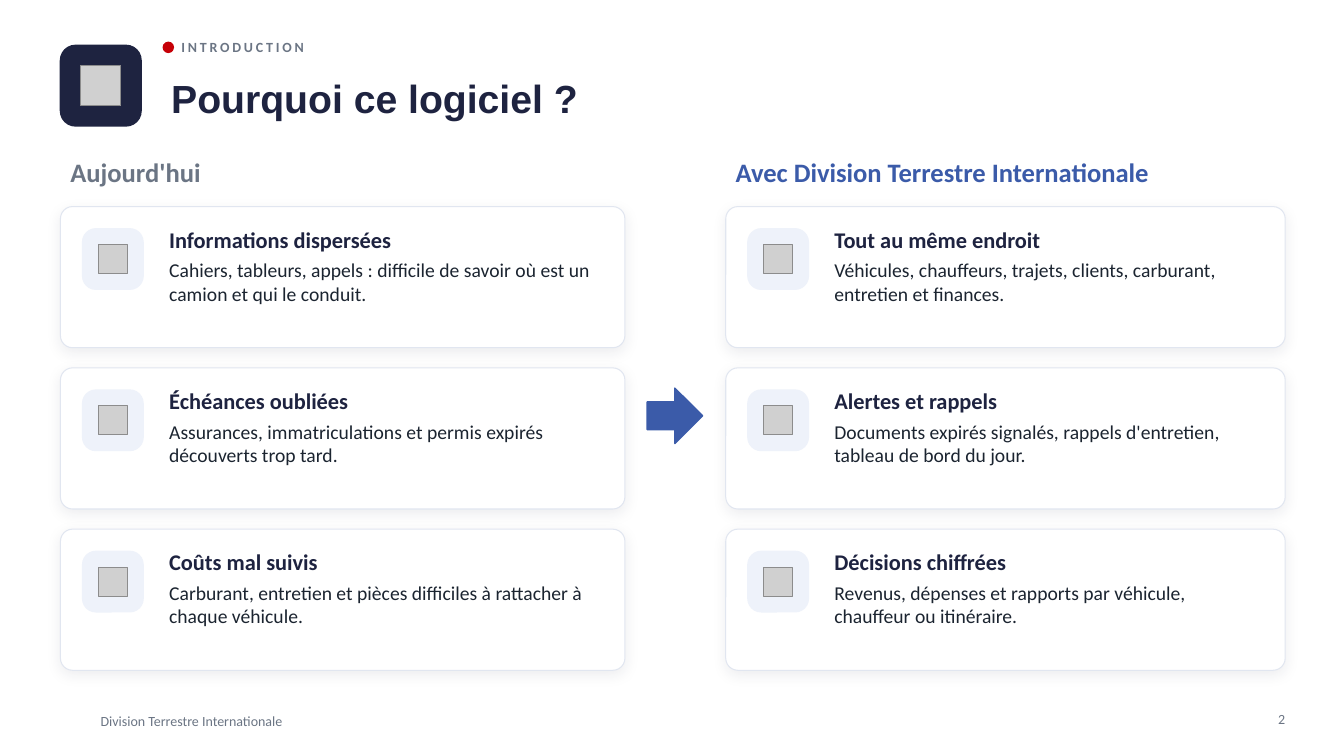
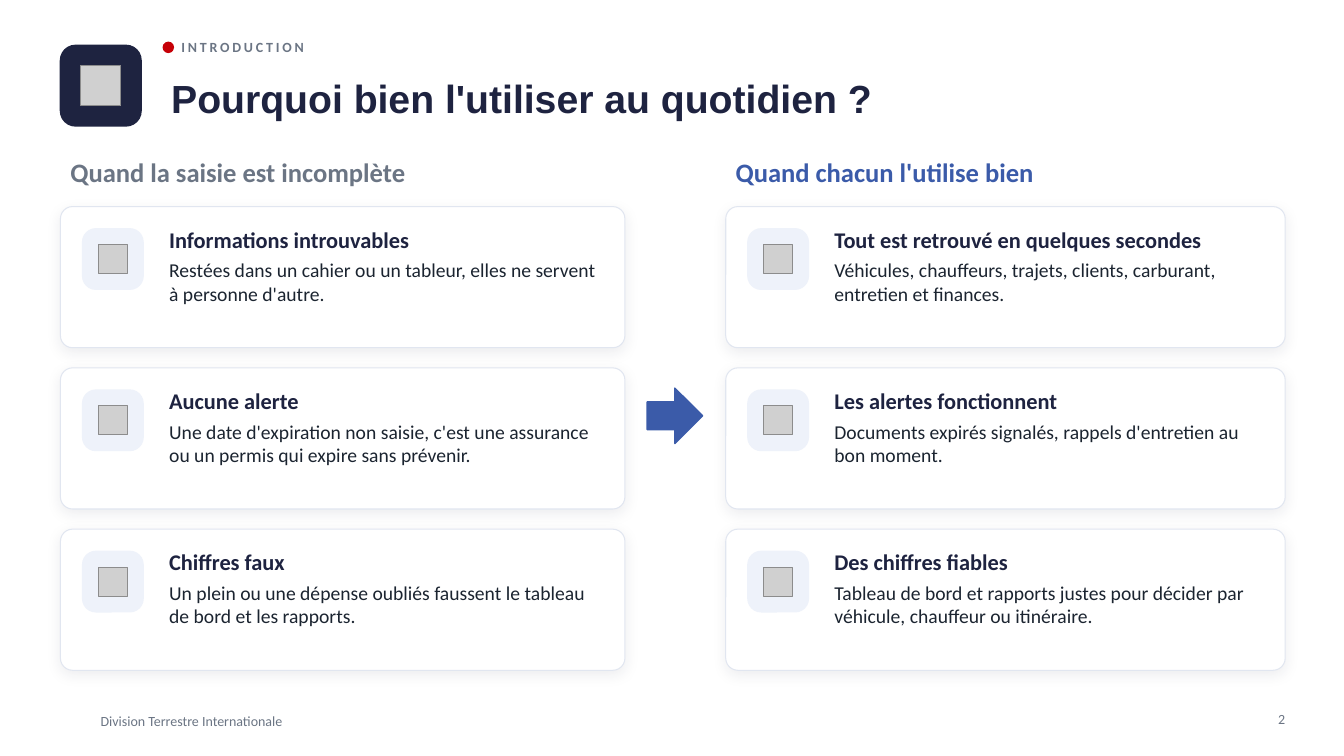
Before and after one commit to meledjearmel/portfolio-assets, a slide deck: slide 2 of formations/dti/presentation-division-terrestre-internationale.pptx. Drawn at 1344x756 pixels with LibreOffice and Linux fonts; fonts in the diff are those of the drawing; grey boxes stand for pictures; background and template pictures are left out. Boxes give left, top, right and bottom in pixels: in the first picture for what was removed or moved away, otherwise in the second. Text is boxed around its words. In the diff, an @@ line names an element or a change of style, - is before the commit and + after.

```diff
--- a/formations/dti/presentation-division-terrestre-internationale.pptx
+++ b/formations/dti/presentation-division-terrestre-internationale.pptx
@@ title at <box>171,84,837,121</box>: text changed @@
-Pourquoi ce logiciel ?
+Pourquoi bien l'utiliser au quotidien ?
@@ text at <box>70,163,405,186</box>: text changed @@
-Aujourd'hui
+Quand la saisie est incomplète
@@ text at <box>736,163,1033,186</box>: text changed @@
-Avec Division Terrestre Internationale
+Quand chacun l'utilise bien
@@ text at <box>169,232,596,304</box>: text changed @@
-Informations dispersées
-Cahiers, tableurs, appels : difficile de savoir où est un camion et qui le conduit.
+Informations introuvables
+Restées dans un cahier ou un tableur, elles ne servent à personne d'autre.
@@ text at <box>834,232,1201,252</box>: text changed @@
-Tout au même endroit
+Tout est retrouvé en quelques secondes
@@ text at <box>169,393,588,465</box>: text changed @@
-Échéances oubliées
-Assurances, immatriculations et permis expirés découverts trop tard.
+Aucune alerte
+Une date d'expiration non saisie, c'est une assurance ou un permis qui expire sans prévenir.
@@ text at <box>834,393,1239,462</box>: text changed @@
-Alertes et rappels
-Documents expirés signalés, rappels d'entretien, tableau de bord du jour.
+Les alertes fonctionnent
+Documents expirés signalés, rappels d'entretien au bon moment.
@@ text at <box>169,554,585,626</box>: text changed @@
-Coûts mal suivis
-Carburant, entretien et pièces difficiles à rattacher à chaque véhicule.
+Chiffres faux
+Un plein ou une dépense oubliés faussent le tableau de bord et les rapports.
@@ text at <box>834,554,1244,625</box>: text changed @@
-Décisions chiffrées
-Revenus, dépenses et rapports par véhicule, chauffeur ou itinéraire.
+Des chiffres fiables
+Tableau de bord et rapports justes pour décider par véhicule, chauffeur ou itinéraire.
```
Also in this commit, not shown: 3 other slides changed, 1 other file.
